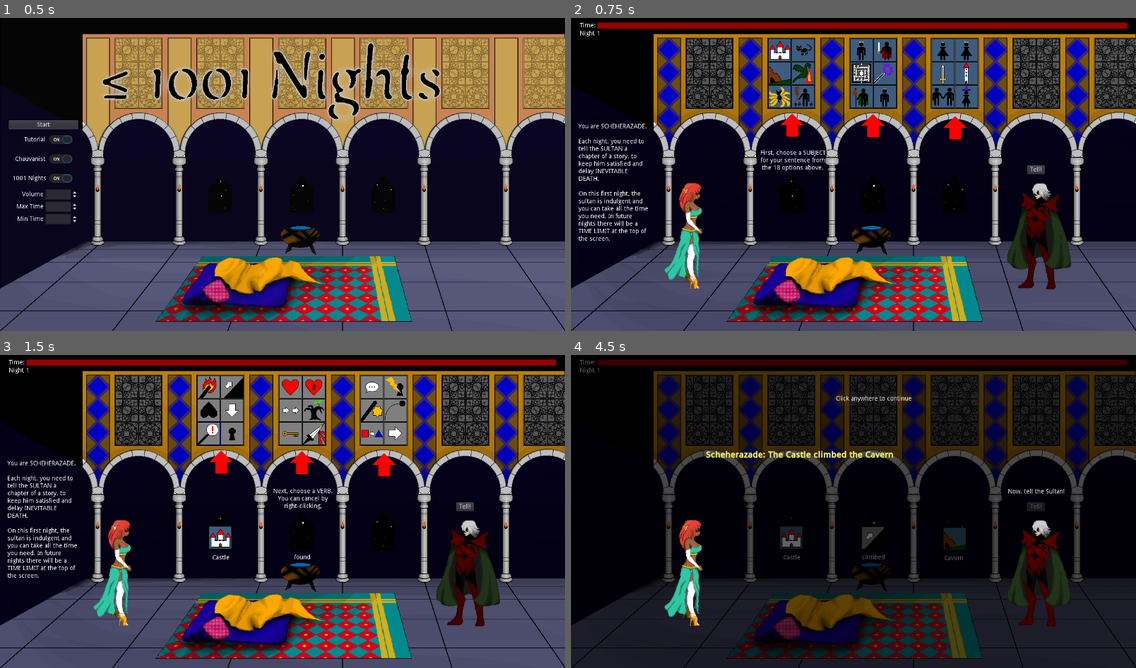
Above: before the commit, frames 1-4 (two rows, left to right).
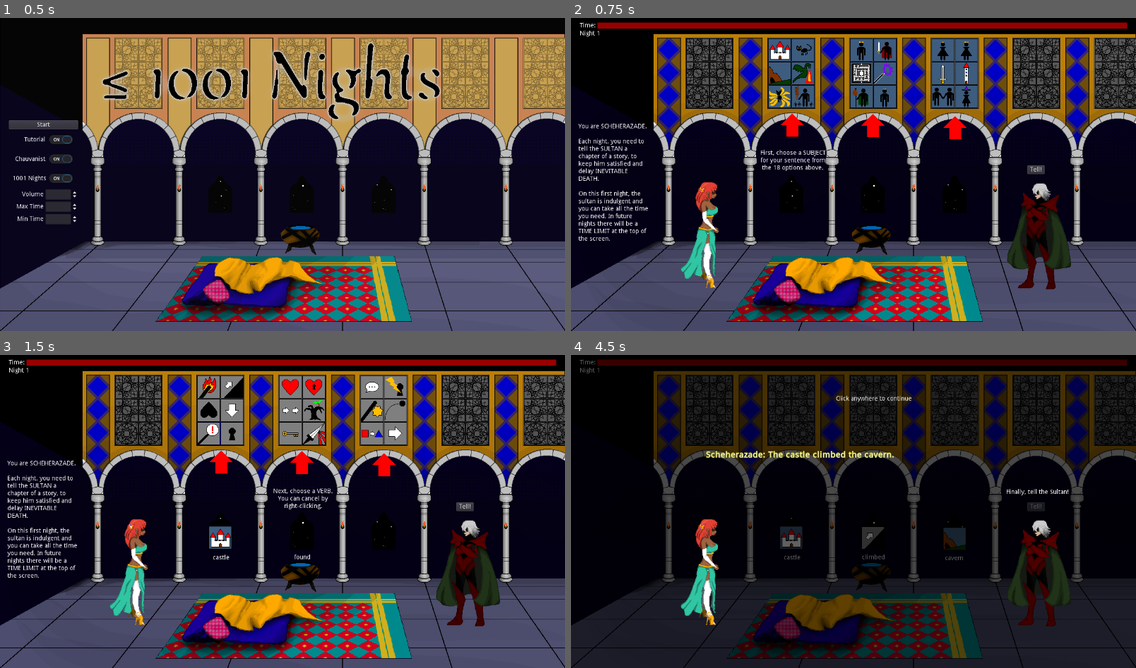
Above: after the commit, the same moments.

Repository: alpacanumerals/LD50
Game: Godot game, scene res://TitleScreen.tscn
The game is run twice, just before and just after one commit, with the same random seed, the same clock (stepped at 60 frames per second) and the same inputs.
Inputs (mouse positions are in pixels of both pictures, inside the frame that each line leads up to):
- Up to frame 1 (0.5 s): no input
- Up to frame 2 (0.75 s): click "Start" at 0.5 s
- Up to frame 3 (1.5 s): tap Enter at 1.25 s; drag from (209, 386) to (220, 536) at 1.27 s
- Up to frame 4 (4.5 s): tap Space at 2 s; drag from (802, 386) to (791, 536) at 2.02 s; tap Enter at 2.75 s; move the mouse to (780, 411) at 2.77 s; press the mouse at (780, 411) at 2.78 s; release the mouse at (780, 411) at 3.5 s; click "Tell!" at 3.5 s; click "Tell!" at 4.25 s

Frame 1 is identical in both runs. In frame 2, 1.9% of the frame differs, in the area x 16-27%, y 52-87%; in frame 3, 1.9%; in frame 4, 2.4%, in the area x 16-89%, y 30-87%.

Commit message:
rename cards, some refinements and fixes

Diff:
--- a/StoryScene.tscn
+++ b/StoryScene.tscn
@@ -829,7 +829,7 @@
 text = "SultanMood"
 
 [node name="Shez" type="Sprite" parent="."]
-position = Vector2( 249, 484 )
+position = Vector2( 286, 482 )
 texture = ExtResource( 13 )
 
 [node name="AnimatedSprite" type="AnimatedSprite" parent="Shez"]
@@ -903,11 +903,11 @@
 align = 1
 
 [node name="Label4" type="Label" parent="Tutorial"]
-margin_left = 970.0
-margin_top = 293.0
-margin_right = 1099.0
-margin_bottom = 307.0
-text = "Now, tell the Sultan!"
+margin_left = 966.0
+margin_top = 294.0
+margin_right = 1108.0
+margin_bottom = 308.0
+text = "Finally, tell the Sultan!"
 
 [node name="Label5" type="Label" parent="Tutorial"]
 margin_left = 580.0
@@ -941,7 +941,7 @@
 [node name="AnimatedSprite" type="AnimatedSprite" parent="AnimSprites"]
 position = Vector2( 662, 485 )
 frames = SubResource( 37 )
-frame = 30
+frame = 7
 playing = true
 
 [node name="FireSprite1" type="AnimatedSprite" parent="AnimSprites"]
--- a/autoload/sultanspeech.gd
+++ b/autoload/sultanspeech.gd
@@ -29,7 +29,7 @@
         line = "Hmph, so they've taken the place of their twin to escape their responsibilities."
         finalopinion.append(line)
     if Storyrules.offenses.has(Storyrules.rules.ACTION_DEAD):
-        line = "Wasn't the " + object.card_name + " already dead?"
+        line = "Wasn't the " + subject.card_name + " already dead?"
         finalopinion.append(line)
     if Storyrules.offenses.has(Storyrules.rules.ACTION_NONSENSE):
         line = "A " + subject.card_name + " can't do that!"
--- a/cards/castle.gd
+++ b/cards/castle.gd
@@ -1,7 +1,7 @@
 extends Card
 class_name Castle
 
-const card_name: String = "Castle"
+const card_name: String = "castle"
 const texture: StreamTexture = preload("res://assets/noun/castle.png")
 
 
--- a/cards/cat.gd
+++ b/cards/cat.gd
@@ -1,7 +1,7 @@
 extends Card
 class_name Cat
 
-const card_name: String = "Cat"
+const card_name: String = "cat"
 const texture: StreamTexture = preload("res://assets/noun/cat.png")
 
 
--- a/cards/cavern.gd
+++ b/cards/cavern.gd
@@ -1,7 +1,7 @@
 extends Card
 class_name Cavern
 
-const card_name: String = "Cavern"
+const card_name: String = "cavern"
 const texture: StreamTexture = preload("res://assets/noun/cavern.png")
 
 
--- a/cards/dragon.gd
+++ b/cards/dragon.gd
@@ -1,7 +1,7 @@
 extends Card
 class_name Dragon
 
-const card_name: String = "Dragon"
+const card_name: String = "dragon"
 const texture: StreamTexture = preload("res://assets/noun/dragon.png")
 
 
--- a/cards/fox.gd
+++ b/cards/fox.gd
@@ -1,7 +1,7 @@
 extends Card
 class_name Fox
 
-const card_name: String = "Fox"
+const card_name: String = "fox"
 const texture: StreamTexture = preload("res://assets/noun/fox.png")
 
 
--- a/cards/giant.gd
+++ b/cards/giant.gd
@@ -1,7 +1,7 @@
 extends Card
 class_name Giant
 
-const card_name: String = "Giant"
+const card_name: String = "giant"
 const texture: StreamTexture = preload("res://assets/noun/giant.png")
 
 
--- a/cards/king.gd
+++ b/cards/king.gd
@@ -1,7 +1,7 @@
 extends Card
 class_name King
 
-const card_name: String = "King"
+const card_name: String = "king"
 const texture: StreamTexture = preload("res://assets/noun/king.png")
 
 
--- a/cards/knight.gd
+++ b/cards/knight.gd
@@ -1,7 +1,7 @@
 extends Card
 class_name Knight
 
-const card_name: String = "Knight"
+const card_name: String = "knight"
 const texture: StreamTexture = preload("res://assets/noun/knight.png")
 
 
--- a/cards/labyrinth.gd
+++ b/cards/labyrinth.gd
@@ -1,7 +1,7 @@
 extends Card
 class_name Labyrinth
 
-const card_name: String = "Labyrinth"
+const card_name: String = "labyrinth"
 const texture: StreamTexture = preload("res://assets/noun/labyrinth.png")
 
 
--- a/cards/magic.gd
+++ b/cards/magic.gd
@@ -1,7 +1,7 @@
 extends Card
 class_name Magic
 
-const card_name: String = "Magic"
+const card_name: String = "magic"
 const texture: StreamTexture = preload("res://assets/noun/magic.png")
 
 
--- a/cards/peddler.gd
+++ b/cards/peddler.gd
@@ -1,7 +1,7 @@
 extends Card
 class_name Peddler
 
-const card_name: String = "Peddler"
+const card_name: String = "peddler"
 const texture: StreamTexture = preload("res://assets/noun/peddler.png")
 
 
--- a/cards/prince.gd
+++ b/cards/prince.gd
@@ -1,7 +1,7 @@
 extends Card
 class_name Prince
 
-const card_name: String = "Prince"
+const card_name: String = "prince"
 const texture: StreamTexture = preload("res://assets/noun/prince.png")
 
 
--- a/cards/princess.gd
+++ b/cards/princess.gd
@@ -1,7 +1,7 @@
 extends Card
 class_name Princess
 
-const card_name: String = "Princess"
+const card_name: String = "princess"
 const texture: StreamTexture = preload("res://assets/noun/princess.png")
 
 
--- a/cards/queen.gd
+++ b/cards/queen.gd
@@ -1,7 +1,7 @@
 extends Card
 class_name Queen
 
-const card_name: String = "Queen"
+const card_name: String = "queen"
 const texture: StreamTexture = preload("res://assets/noun/queen.png")
 
 
--- a/cards/sword.gd
+++ b/cards/sword.gd
@@ -1,7 +1,7 @@
 extends Card
 class_name Sword
 
-const card_name: String = "Sword"
+const card_name: String = "sword"
 const texture: StreamTexture = preload("res://assets/noun/sword.png")
 
 
--- a/cards/tower.gd
+++ b/cards/tower.gd
@@ -1,7 +1,7 @@
 extends Card
 class_name Tower
 
-const card_name: String = "Tower"
+const card_name: String = "tower"
 const texture: StreamTexture = preload("res://assets/noun/tower.png")
 
 
--- a/cards/twin.gd
+++ b/cards/twin.gd
@@ -1,7 +1,7 @@
 extends Card
 class_name Twin
 
-const card_name: String = "Twin"
+const card_name: String = "twin"
 const texture: StreamTexture = preload("res://assets/noun/twin.png")
 
 
--- a/cards/witch.gd
+++ b/cards/witch.gd
@@ -1,7 +1,7 @@
 extends Card
 class_name Witch
 
-const card_name: String = "Witch"
+const card_name: String = "witch"
 const texture: StreamTexture = preload("res://assets/noun/witch.png")
 
 
--- a/night.gd
+++ b/night.gd
@@ -6,7 +6,7 @@
 
 var block : bool
 
-const story_format = "Scheherazade: The %s %s the %s"
+const story_format = "Scheherazade: The %s %s the %s."
 
 signal night_over
 signal game_over
